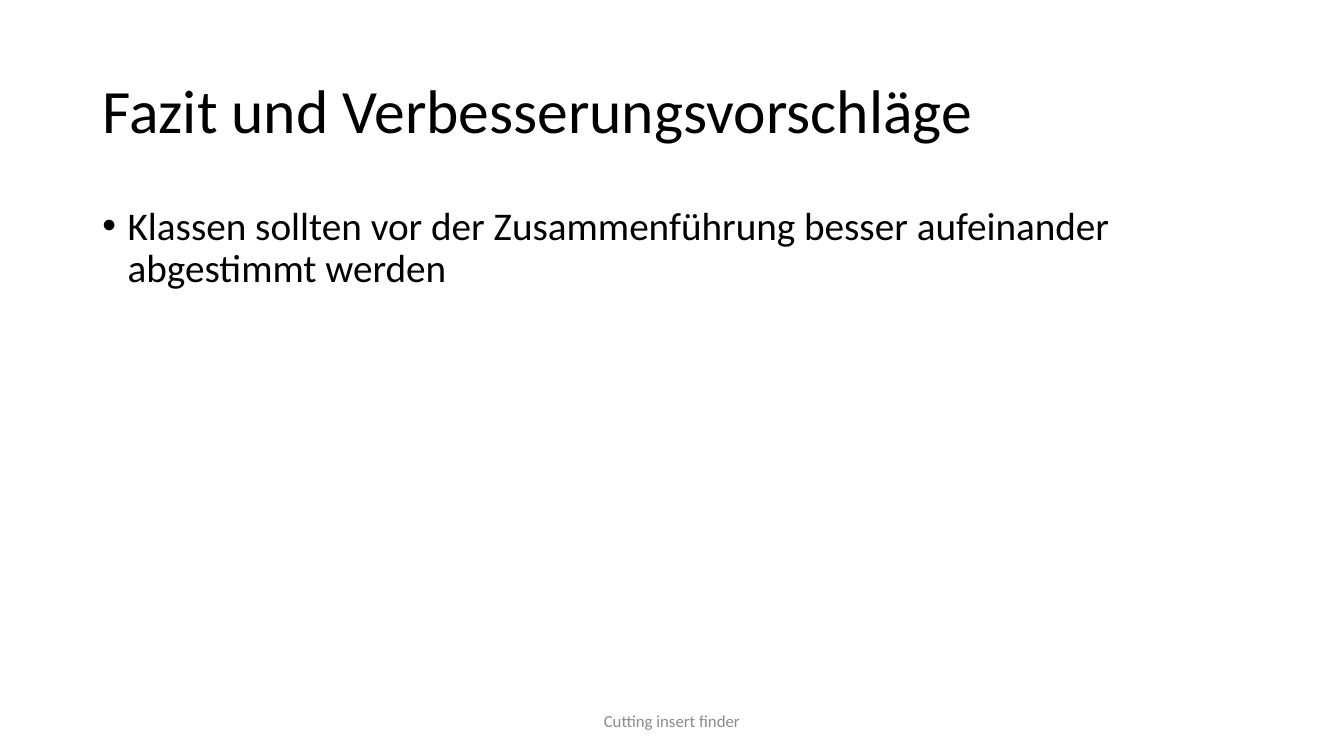
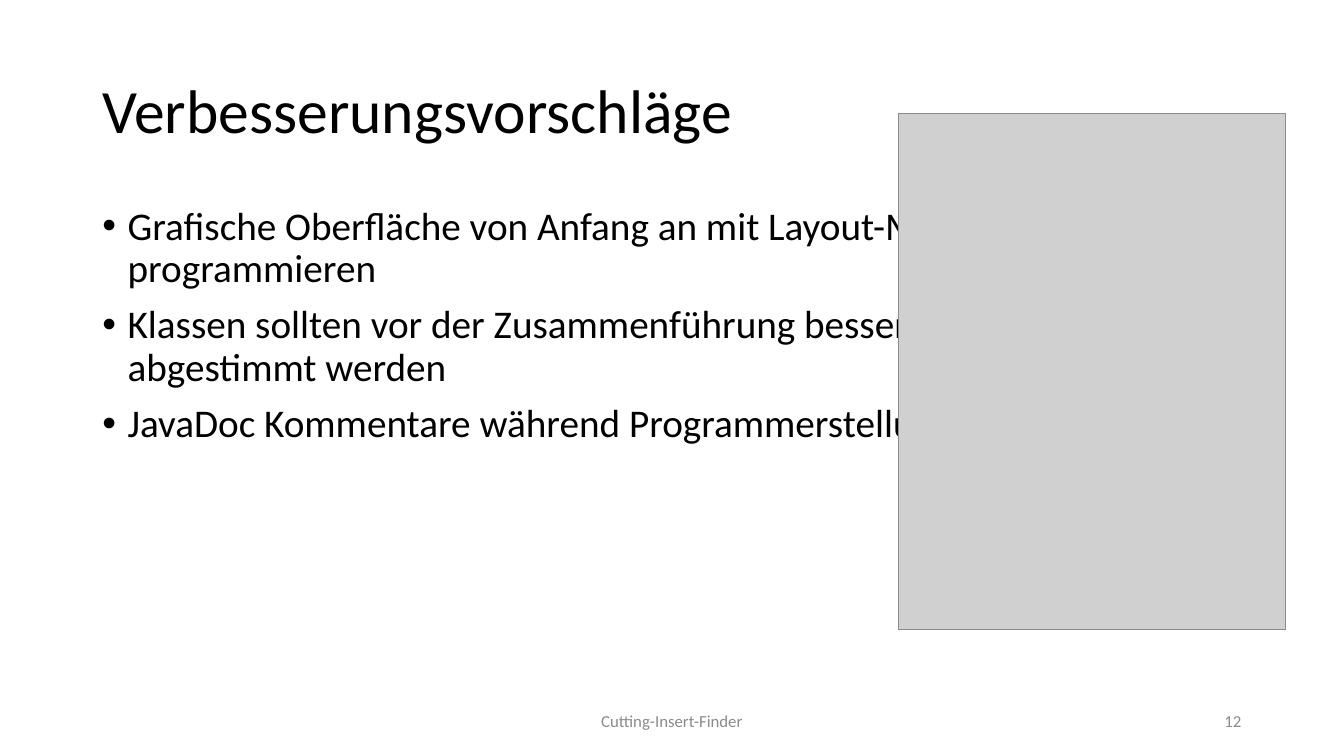
Before and after one commit to vinzenzdreher/DV-Projekt, a slide deck: slide 12 of 4_Praesentation/CuttingInsert Finder.pptx. Drawn at 1344x756 pixels with LibreOffice and Linux fonts; fonts in the diff are those of the drawing; grey boxes stand for pictures; background and template pictures are left out. Boxes give left, top, right and bottom in pixels: in the first picture for what was removed or moved away, otherwise in the second. Text is boxed around its words. In the diff, an @@ line names an element or a change of style, - is before the commit and + after.

```diff
--- a/4_Praesentation/CuttingInsert Finder.pptx
+++ b/4_Praesentation/CuttingInsert Finder.pptx
@@ title at (102, 90, 731, 144): text changed @@
-Fazit und Verbesserungsvorschläge
+Verbesserungsvorschläge
@@ picture added at (899, 113, 1287, 629) @@
@@ text at (128, 207, 1028, 289): paragraph added @@
+• Grafische Oberfläche von Anfang an mit Layout-Manager programmieren
@@ text at (128, 404, 953, 447): paragraph added @@
+• JavaDoc Kommentare während Programmerstellung erstellen
@@ text at (601, 715, 742, 730): text changed @@
-Cutting insert finder
+Cutting-Insert-Finder
@@ page number added at (1224, 716, 1241, 727), 12 pt, text #8C8C8C @@
+12
```
Also in this commit, not shown: 11 other slides changed, 1 slide added, 1 slide removed, 1 other file.
